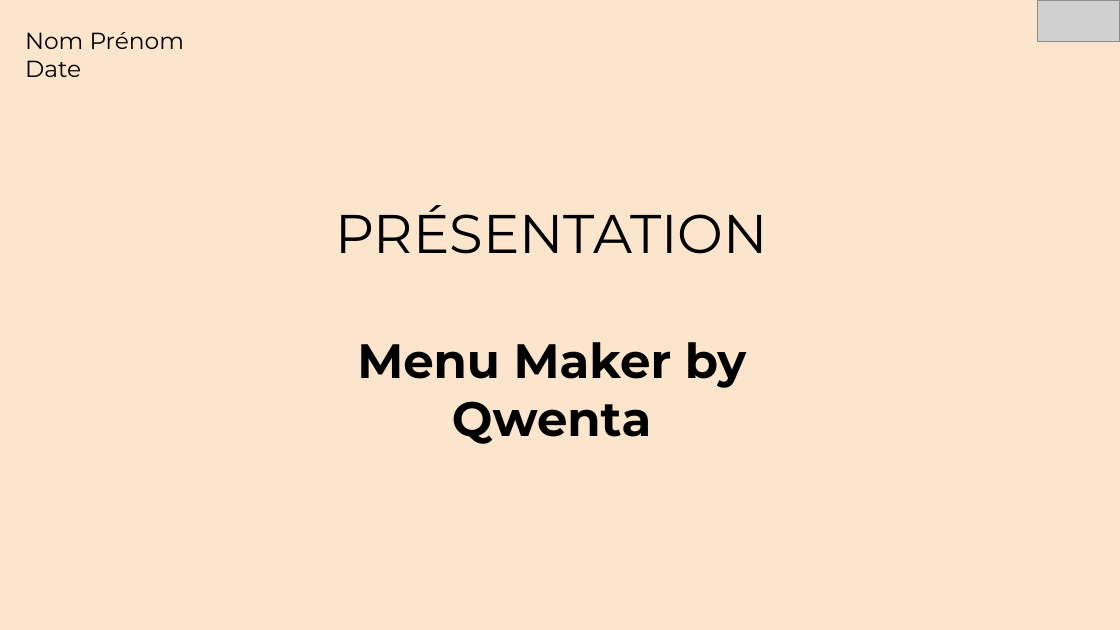
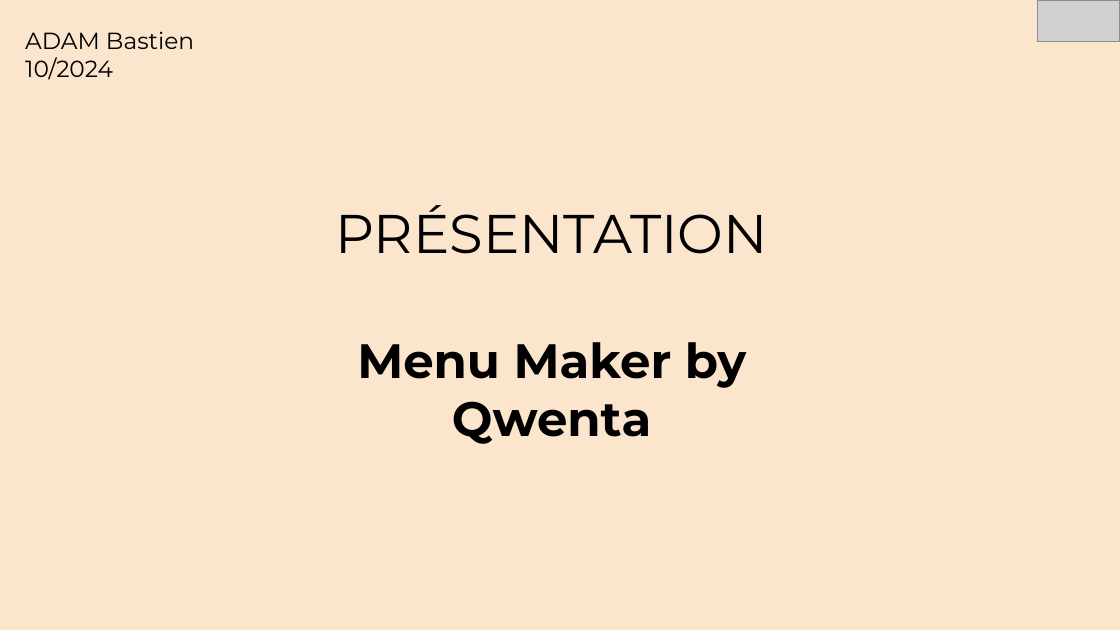
Before and after one commit to Buom01/oc-qwenta, a slide deck: slide 1 of Présenation Soufiane.odp. Drawn at 1120x630 pixels with LibreOffice and Linux fonts; fonts in the diff are those of the drawing; grey boxes stand for pictures. Boxes give left, top, right and bottom in pixels: in the first picture for what was removed or moved away, otherwise in the second. Text is boxed around its words. In the diff, an @@ line names an element or a change of style, - is before the commit and + after.

```diff
--- a/Présenation Soufiane.odp
+++ b/Présenation Soufiane.odp
@@ text at (25, 31, 194, 80): text changed @@
-Nom Prénom
-Date
+ADAM Bastien
+10/2024
```
Also in this commit, not shown: 4 other slides changed, 5 slides added.
